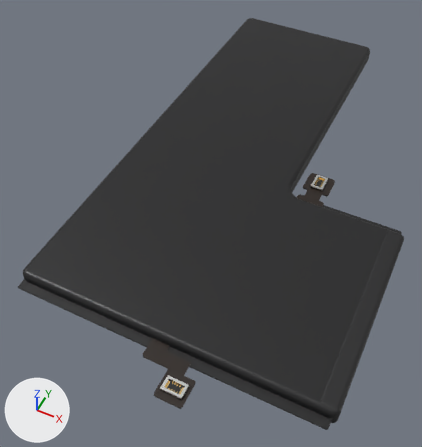
What one commit did to the FBX model models/iphone_11_pro_max/iphone_11_pro_max.fbx.
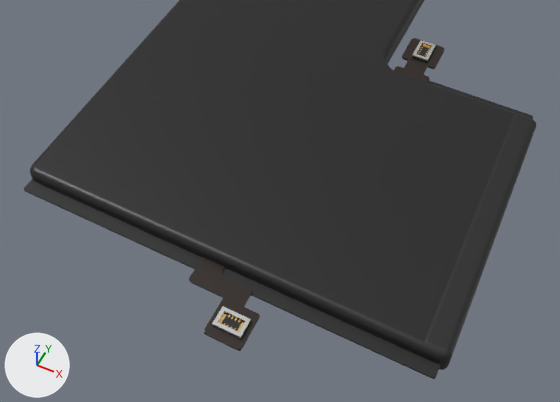
The first picture shows the older version from a 50 mm camera at (0.0641, -0.0447, 0.0954) aimed at (0.0237, 0.0361, -0.0056). The close-ups show the older and then the newer version on the part from 0% to 100% of the width and 32% to 100% of the height of that picture. Only the edits that show in the close-ups are written down. Arrows for +X, +Y and +Z are at lower left; the lights stay in place. Where no turn or scale is listed for an object, it has been applied to the vertices.

The first close-up shows 'Cell', 'Connector_Lower', 'Connector_Main', 'Flex_Lower', 'Flex_Main', 'Seal_Bottom', 'Seal_Step', 'Side_Wrap'.
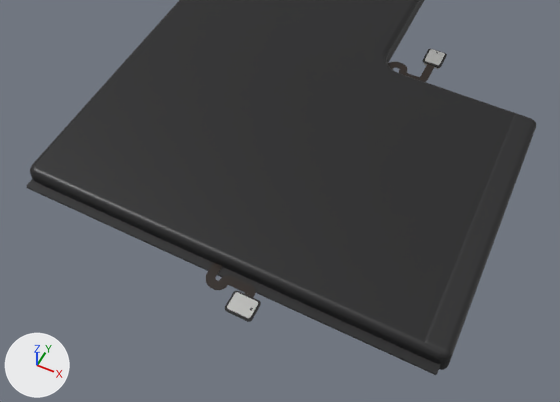
Not visible in the close-ups: 'Stiffener_Lower', 'Stiffener_Main'.

Changed parts and their boxes [x1, y1, x2, y2] in the close-ups (560 x 402 px):
'Seal_Bottom', rescaled
    before: [24, 179, 441, 379]
    after: [26, 179, 441, 375]
'Flex_Lower', reshaped
    before: [189, 257, 260, 350]
    after: [206, 263, 255, 297]
'Connector_Lower', reshaped
    before: [212, 306, 251, 339]
    after: [227, 292, 258, 319]
'Flex_Main', reshaped (54% shorter)
    before: [394, 38, 444, 83]
    after: [388, 62, 435, 82]
'Connector_Main', reshaped (12% narrower, 9% shorter)
    before: [412, 40, 436, 62]
    after: [424, 49, 445, 69]
'Seal_Step', rescaled (not visible afterwards)
    before: [428, 81, 533, 119]
'Pad_Lower', added
    after: [225, 291, 261, 322]
'Pad_Main', added
    after: [422, 49, 447, 68]
part 3 of me_connector_lower, deleted
    before: [212, 306, 251, 339]
part 4 of me_connector_lower, added
    after: [227, 292, 258, 319]
part 7 of me_connector_main, deleted
    before: [417, 43, 431, 56]
part 8 of me_connector_main, cut back
    before: [412, 40, 436, 62]
    after: [424, 49, 445, 69]

Diff of the bpy script that builds the scene:
```diff
--- a/models/iphone_11_pro_max/iphone_11_pro_max.fbx.py
+++ b/models/iphone_11_pro_max/iphone_11_pro_max.fbx.py
@@ me_flex_lower @@
-me_flex_lower.from_pydata(...)  # 148 vertices, 76 faces; spans x 0.03..0.041, y -0.0095..0.0004, z 0.00245..0.00265
+me_flex_lower.from_pydata(...)  # 152 vertices, 78 faces; spans x 0.03175..0.03895, y -0.00345..0.0008, z 0.00243..0.00258
+# me_flex_lower part 2: the whole mesh is rebuilt
 me_flex_lower.materials.append(mat_flex)
@@ me_seal_step @@
-me_seal_step.from_pydata(...)  # 72 vertices, 38 faces; spans x 0.0413..0.0639, y 0.0432..0.0456, z 0.0021..0.0024
+me_seal_step.from_pydata(...)  # 72 vertices, 38 faces; spans x 0.041..0.0639, y 0.0433..0.0449, z 0.0021..0.0024
+# me_seal_step part 1: the whole mesh is scaled about its middle by (1.01, 0.635, 1), then moved by (-0.0001, -0.0003, 0.0)
 me_seal_step.materials.append(mat_cell_seal)
@@ me_seal_bottom @@
-me_seal_bottom.from_pydata(...)  # 72 vertices, 38 faces; spans x 0.0007..0.0639, y -0.0019..0.0004, z 0.0022..0.0025
+me_seal_bottom.from_pydata(...)  # 72 vertices, 38 faces; spans x 0.0007..0.0639, y -0.0013..0.0004, z 0.0022..0.0025
+# me_seal_bottom part 6: the whole mesh is scaled about its middle by (1, 0.713, 1), then moved by (0.0, 0.0003, 0.0)
 me_seal_bottom.materials.append(mat_cell_seal)
@@ me_connector_lower @@
-me_connector_lower.from_pydata(...)  # 188 vertices, 174 faces; spans x 0.03619..0.04031, y -0.00811..-0.00539, z 0.00265..0.00325
+me_connector_lower.from_pydata(...)  # 268 vertices, 218 faces; spans x 0.03659..0.04001, y -0.00521..-0.00259, z 0.00192..0.0028
+# me_connector_lower part 3: the loose piece of 48 vertices spanning x 0.03619..0.04031, y -0.00811..-0.00539, z 0.00265..0.00325 is deleted
+# me_connector_lower part 4: 260 vertices added at x 0.03659..0.04001, y -0.00521..-0.00259, z 0.00192..0.00277
+# other edits to the shape of me_connector_lower do not show in these pictures
 me_connector_lower.materials.append(mat_connector_plastic)
@@ me_flex_main @@
-me_flex_main.from_pydata(...)  # 200 vertices, 102 faces; spans x 0.0405..0.0465, y 0.0434..0.054, z 0.00245..0.00265
+me_flex_main.from_pydata(...)  # 152 vertices, 78 faces; spans x 0.03895..0.04625, y 0.043..0.0493, z 0.00242..0.00257
+# me_flex_main part 5: 200 vertices removed from x 0.0405..0.0465, y 0.0434..0.054, z 0.00245..0.00265; 152 vertices added at x 0.03895..0.04625, y 0.043..0.0493, z 0.00242..0.00257
 me_flex_main.materials.append(mat_flex)
@@ me_connector_main @@
-me_connector_main.from_pydata(...)  # 188 vertices, 174 faces; spans x 0.04214..0.04486, y 0.04919..0.05331, z 0.00265..0.00325
+me_connector_main.from_pydata(...)  # 268 vertices, 218 faces; spans x 0.04429..0.04691, y 0.04929..0.05251, z 0.00192..0.00279
+# me_connector_main part 7: 10 loose pieces with 140 vertices, spanning x 0.0426..0.0444, y 0.04965..0.05285, z 0.00282..0.00318, are deleted
+# me_connector_main part 8: 48 vertices removed from x 0.04214..0.04486, y 0.04919..0.05331, z 0.00265..0.00325; 260 vertices added at x 0.04429..0.04691, y 0.04929..0.05251, z 0.00192..0.00276
+# other edits to the shape of me_connector_main do not show in these pictures
 me_connector_main.materials.append(mat_connector_plastic)
@@ ob_stiffener_lower @@
-ob_stiffener_lower = bpy.data.objects.new('Stiffener_Lower', me_stiffener_lower)
@@ ob_stiffener_main @@
-ob_stiffener_main = bpy.data.objects.new('Stiffener_Main', me_stiffener_main)
@@ ob_pad_main @@
+ob_pad_main = bpy.data.objects.new('Pad_Main', me_pad_main)  # 72 vertices, 38 faces; spans x 0.04395..0.04725, y 0.04905..0.05275, z 0.00242..0.00262; in mat_stiffener (black #161616)
+ob_pad_main.location = (0.0, 0.0, 0.0)
@@ ob_pad_lower @@
+ob_pad_lower = bpy.data.objects.new('Pad_Lower', me_pad_lower)  # 72 vertices, 38 faces; spans x 0.0363..0.0403, y -0.0055..-0.0023, z 0.00242..0.00263; in mat_stiffener (black #161616)
+ob_pad_lower.location = (0.0, 0.0, 0.0)
```
